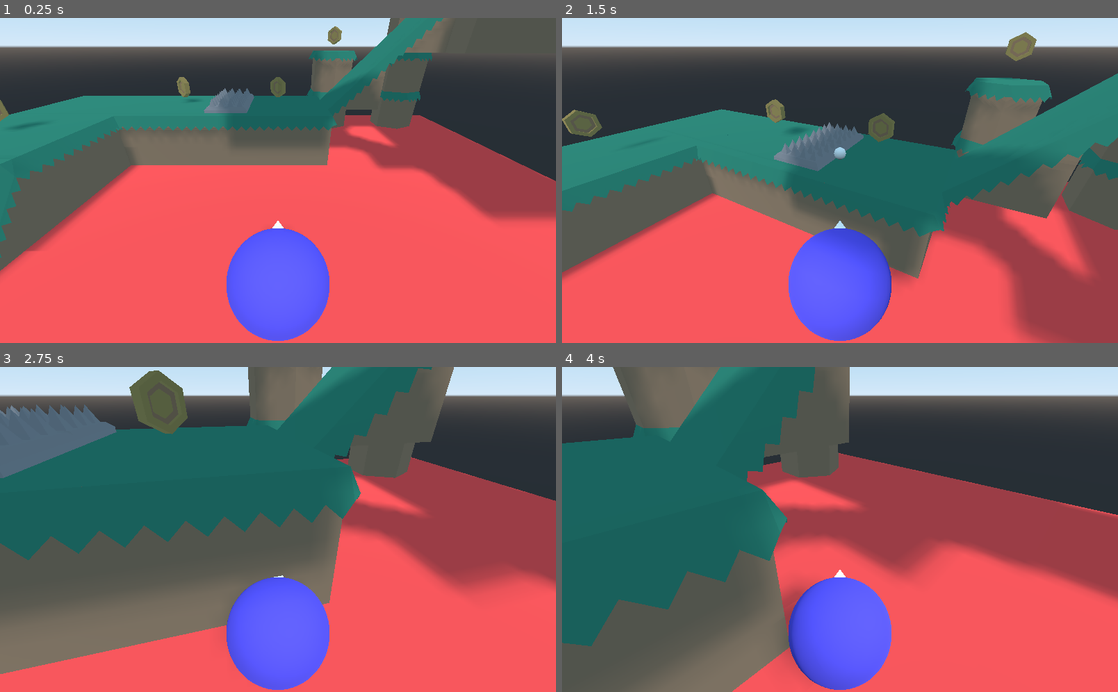
Above: before the commit, frames 1-4 (two rows, left to right).
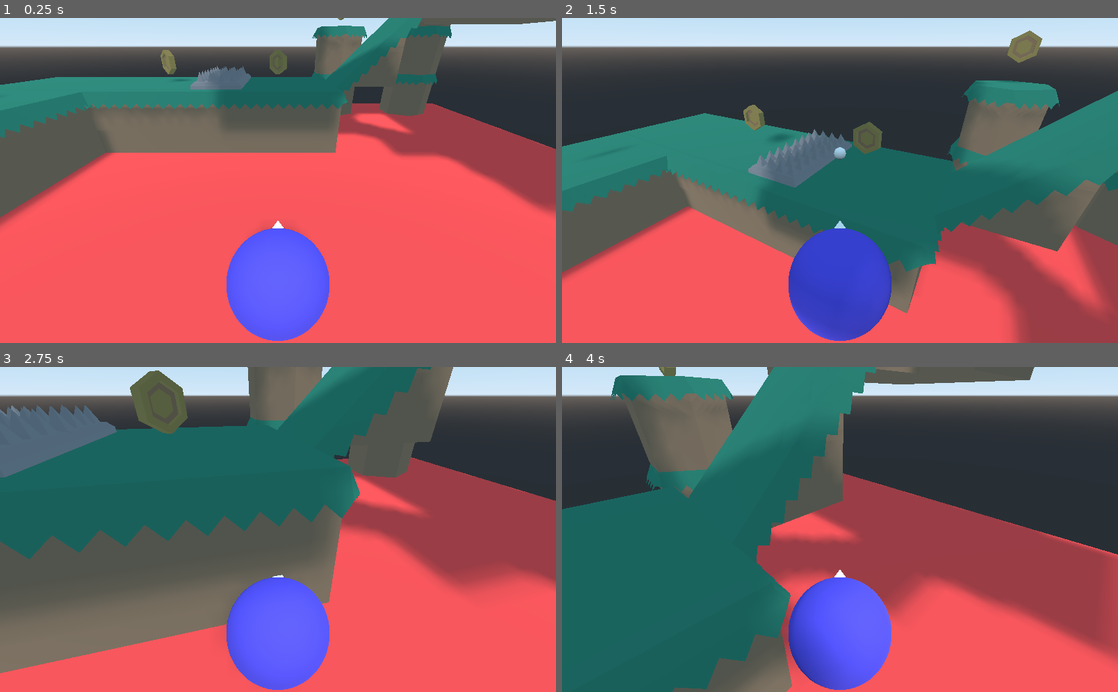
Above: after the commit, the same moments.

Repository: zjwgames/Godot-Toolbox
Game: Godot game, scene res://Main.tscn
Two runs of this game, one before a commit and one after it. Both use one fixed random seed, a clock stepped at 60 frames per second and the inputs below.
Inputs (mouse positions are in pixels of both pictures, inside the frame that each line leads up to):
- Up to frame 1 (0.25 s): no input
- Up to frame 2 (1.5 s): move the mouse to (867, 180) at 0.52 s; press the mouse at (867, 180) at 0.53 s; hold W (move_forward) from 0.53 s (still down); tap Space (jump) at 0.77 s; move the mouse to (812, 180) at 1.27 s; release the mouse at (812, 180) at 1.28 s; click (812, 180) at 1.35 s
- Up to frame 3 (2.75 s): keep holding W (move_forward); tap Space (jump) at 1.52 s; move the mouse to (289, 523) at 2.02 s; press the mouse at (289, 523) at 2.03 s
- Up to frame 4 (4 s): keep holding W (move_forward); move the mouse to (834, 536) at 2.77 s; release the mouse at (834, 536) at 2.78 s; click (834, 536) at 2.85 s; tap Space (jump) at 3.02, 3.77 s; move the mouse to (878, 532) at 3.52 s; press the mouse at (878, 532) at 3.53 s

The runs differ from the first frame. In frame 1, 27% of the frame differs, in the area x 0-100%, y 0-80%; in frame 2, 24%; in frame 3, 0.5%; in frame 4, 44%, in the area x 0-100%, y 0-100%.

Commit message:
Created basic CSG room

Diff:
--- a/Platformer3D/Blocks/Character.tscn
+++ b/Platformer3D/Blocks/Character.tscn
@@ -13,6 +13,7 @@
 size = Vector3( 1, 1, 0.2 )
 
 [node name="Character" type="KinematicBody"]
+transform = Transform( 0.25, 0, 0, 0, 0.25, 0, 0, 0, 0.25, 0, 0, 0 )
 collision_layer = 2
 collision_mask = 7
 script = ExtResource( 1 )
--- /dev/null
+++ b/Platformer3D/CSGPlatform.tscn
@@ -0,0 +1,13 @@
+[gd_scene load_steps=2 format=2]
+
+[ext_resource path="res://CSGTanMaterial.tres" type="Material" id=1]
+
+[node name="CSGPlatform" type="CSGCombiner"]
+material_override = ExtResource( 1 )
+use_collision = true
+
+[node name="CSGBox" type="CSGBox" parent="."]
+transform = Transform( 1, 0, 0, 0, 1, 0, 0, 0, 1, -8, -0.75, -9.5 )
+width = 4.0
+height = 0.5
+depth = 39.0
--- /dev/null
+++ b/Platformer3D/CSGRamp.tscn
@@ -0,0 +1,10 @@
+[gd_scene load_steps=2 format=2]
+
+[ext_resource path="res://CSGTanMaterial.tres" type="Material" id=1]
+
+[node name="CSGRamp" type="CSGCombiner"]
+material_override = ExtResource( 1 )
+use_collision = true
+
+[node name="CSGPolygon" type="CSGPolygon" parent="."]
+polygon = PoolVector2Array( 0, 0, 0, 1, 2, 0 )
--- /dev/null
+++ b/Platformer3D/CSGTanMaterial.tres
@@ -0,0 +1,4 @@
+[gd_resource type="SpatialMaterial" format=2]
+
+[resource]
+albedo_color = Color( 0.933333, 0.768627, 0.203922, 1 )
--- /dev/null
+++ b/Platformer3D/CSGWall.tscn
@@ -0,0 +1,20 @@
+[gd_scene load_steps=2 format=2]
+
+[ext_resource path="res://CSGTanMaterial.tres" type="Material" id=1]
+
+[node name="CSGWall" type="CSGCombiner"]
+material_override = ExtResource( 1 )
+use_collision = true
+
+[node name="CSGWallBox" type="CSGBox" parent="."]
+width = 0.5
+height = 5.0
+depth = 10.0
+
+[node name="CSGDoorBoxCutout" type="CSGBox" parent="CSGWallBox"]
+transform = Transform( 1, 0, 0, 0, 1, 0, 0, 0, 1, 0, -1.5, 0 )
+operation = 2
+
+[node name="CSGDoorArchCylinder" type="CSGCylinder" parent="CSGWallBox"]
+transform = Transform( -4.37114e-08, -1, 0, 1, -4.37114e-08, 0, 0, 0, 1, 0, -0.5, 0 )
+operation = 2
--- a/Platformer3D/Main.tscn
+++ b/Platformer3D/Main.tscn
@@ -138,9 +138,6 @@
 [node name="BlockHexagon2" parent="Blocks" instance=ExtResource( 7 )]
 transform = Transform( 1, 0, 0, 0, 1, 0, 0, 0, 1, 3.5, 1, -4 )
 
-[node name="Character" parent="." instance=ExtResource( 6 )]
-transform = Transform( 0.25, 0, 0, 0, 0.25, 0, 0, 0, 0.25, 0, 1.5, 2.5 )
-
 [node name="Coins" type="Spatial" parent="."]
 
 [node name="CoinGold" parent="Coins" instance=ExtResource( 8 )]
@@ -174,3 +171,6 @@
 
 [node name="Spikes5" parent="Spikes" instance=ExtResource( 9 )]
 transform = Transform( -4.37114e-08, 0, 1, 0, 1, 0, -1, 0, -4.37114e-08, 4, 3, -2 )
+
+[node name="Character" parent="." instance=ExtResource( 6 )]
+transform = Transform( 0.25, 0, 0, 0, 0.25, 0, 0, 0, 0.25, 0, 1, 2 )
--- /dev/null
+++ b/Platformer3D/Room.gd
@@ -0,0 +1,12 @@
+extends Spatial
+
+func _ready():
+	Input.set_mouse_mode(Input.MOUSE_MODE_CAPTURED)
+
+func _input(event):
+	if event.is_action_pressed("ui_cancel"):
+		Input.set_mouse_mode(Input.MOUSE_MODE_VISIBLE)
+	if event.is_action_pressed("shoot"):
+		if Input.get_mouse_mode() == Input.MOUSE_MODE_VISIBLE:
+			Input.set_mouse_mode(Input.MOUSE_MODE_CAPTURED)
+			get_tree().set_input_as_handled()
--- /dev/null
+++ b/Platformer3D/Room.tscn
@@ -0,0 +1,142 @@
+[gd_scene load_steps=7 format=2]
+
+[ext_resource path="res://Room.gd" type="Script" id=1]
+[ext_resource path="res://Blocks/Character.tscn" type="PackedScene" id=2]
+[ext_resource path="res://CSGWall.tscn" type="PackedScene" id=3]
+[ext_resource path="res://CSGRamp.tscn" type="PackedScene" id=4]
+[ext_resource path="res://CSGPlatform.tscn" type="PackedScene" id=5]
+[ext_resource path="res://CSGTanMaterial.tres" type="Material" id=6]
+
+[node name="Room" type="Spatial"]
+script = ExtResource( 1 )
+
+[node name="Character" parent="." instance=ExtResource( 2 )]
+transform = Transform( 0.25, 0, 0, 0, 0.25, 0, 0, 0, 0.25, 8, 0, 4 )
+
+[node name="CSG" type="Spatial" parent="."]
+
+[node name="CSGRoom" type="CSGBox" parent="CSG"]
+use_collision = true
+invert_faces = true
+width = 20.0
+height = 5.0
+depth = 20.0
+material = ExtResource( 6 )
+
+[node name="CSGWall" parent="CSG" instance=ExtResource( 3 )]
+transform = Transform( 1, 0, 0, 0, 1, 0, 0, 0, 1, 3.5, 0, -5 )
+
+[node name="CSGWall3" parent="CSG" instance=ExtResource( 3 )]
+transform = Transform( -4.37114e-08, 0, 1, 0, 1, 0, -1, 0, -4.37114e-08, 8.5, 0, 0 )
+
+[node name="CSGDoorBoxCutout" parent="CSG/CSGWall3/CSGWallBox" index="0"]
+visible = false
+
+[node name="CSGDoorArchCylinder" parent="CSG/CSGWall3/CSGWallBox" index="1"]
+visible = false
+
+[node name="CSGWall2" parent="CSG" instance=ExtResource( 3 )]
+transform = Transform( 1, 0, 0, 0, 1, 0, 0, 0, 1, 3.5, 0, 5 )
+
+[node name="CSGRamp" parent="CSG" instance=ExtResource( 4 )]
+transform = Transform( 1, 0, 0, 0, 1, 0, 0, 0, 1, -4, -2.5, -9 )
+
+[node name="CSGRamp2" parent="CSG" instance=ExtResource( 4 )]
+transform = Transform( 1, 0, 0, 0, 1, 0, 0, 0, 1, -6, -1.5, -9 )
+
+[node name="CSGBox" type="CSGBox" parent="CSG"]
+transform = Transform( 1, 0, 0, 0, 1, 0, 0, 0, 1, -5, -2, -9.5 )
+height = 1.0
+depth = 1.0
+material = ExtResource( 6 )
+
+[node name="CSGRamp3" parent="CSG" instance=ExtResource( 4 )]
+transform = Transform( 1, 0, 0, 0, 1, 0, 0, 0, 1, -4, -2.5, 10 )
+
+[node name="CSGRamp4" parent="CSG" instance=ExtResource( 4 )]
+transform = Transform( 1, 0, 0, 0, 1, 0, 0, 0, 1, -6, -1.5, 10 )
+
+[node name="CSGBox3" type="CSGBox" parent="CSG"]
+transform = Transform( 1, 0, 0, 0, 1, 0, 0, 0, 1, -5, -2, 9.5 )
+height = 1.0
+depth = 1.0
+
+[node name="CSGRamp5" parent="CSG" instance=ExtResource( 4 )]
+transform = Transform( 1, 0, 0, 0, 1, 0, 0, 0, 1, -4, -2.5, 9 )
+
+[node name="CSGRamp6" parent="CSG" instance=ExtResource( 4 )]
+transform = Transform( 1, 0, 0, 0, 1, 0, 0, 0, 1, -6, -1.5, 9 )
+
+[node name="CSGBox4" type="CSGBox" parent="CSG"]
+transform = Transform( 1, 0, 0, 0, 1, 0, 0, 0, 1, -5, -2, 8.5 )
+height = 1.0
+depth = 1.0
+material = ExtResource( 6 )
+
+[node name="CSGRamp7" parent="CSG" instance=ExtResource( 4 )]
+transform = Transform( 1, 0, 0, 0, 1, 0, 0, 0, 1, -4, -2.5, -8 )
+
+[node name="CSGRamp8" parent="CSG" instance=ExtResource( 4 )]
+transform = Transform( 1, 0, 0, 0, 1, 0, 0, 0, 1, -6, -1.5, -8 )
+
+[node name="CSGBox5" type="CSGBox" parent="CSG"]
+transform = Transform( 1, 0, 0, 0, 1, 0, 0, 0, 1, -5, -2, -8.5 )
+height = 1.0
+depth = 1.0
+material = ExtResource( 6 )
+
+[node name="CSGRamp9" parent="CSG" instance=ExtResource( 4 )]
+transform = Transform( 1, 0, 0, 0, 1, 0, 0, 0, 1, -4, -2.5, 0 )
+
+[node name="CSGRamp10" parent="CSG" instance=ExtResource( 4 )]
+transform = Transform( 1, 0, 0, 0, 1, 0, 0, 0, 1, -6, -1.5, 0 )
+
+[node name="CSGBox6" type="CSGBox" parent="CSG"]
+transform = Transform( 1, 0, 0, 0, 1, 0, 0, 0, 1, -5, -2, -0.5 )
+height = 1.0
+depth = 1.0
+material = ExtResource( 6 )
+
+[node name="CSGRamp11" parent="CSG" instance=ExtResource( 4 )]
+transform = Transform( 1, 0, 0, 0, 1, 0, 0, 0, 1, -4, -2.5, 1 )
+
+[node name="CSGRamp12" parent="CSG" instance=ExtResource( 4 )]
+transform = Transform( 1, 0, 0, 0, 1, 0, 0, 0, 1, -6, -1.5, 1 )
+
+[node name="CSGBox7" type="CSGBox" parent="CSG"]
+transform = Transform( 1, 0, 0, 0, 1, 0, 0, 0, 1, -5, -2, 0.5 )
+height = 1.0
+depth = 1.0
+material = ExtResource( 6 )
+
+[node name="CSGPlatform" parent="CSG" instance=ExtResource( 5 )]
+
+[node name="DirectionalLight" type="DirectionalLight" parent="."]
+transform = Transform( 0.707107, -0.5, 0.5, 0, 0.707107, 0.707107, -0.707107, -0.5, 0.5, 0, 0, 0 )
+light_energy = 0.25
+light_indirect_energy = 0.25
+shadow_enabled = true
+
+[node name="OmniLight" type="OmniLight" parent="."]
+transform = Transform( 1, 0, 0, 0, 1, 0, 0, 0, 1, -8.5, 1, 8.5 )
+light_color = Color( 1, 0.968627, 0.219608, 1 )
+light_energy = 2.0
+light_indirect_energy = 1.5
+shadow_enabled = true
+
+[node name="OmniLight2" type="OmniLight" parent="."]
+transform = Transform( 1, 0, 0, 0, 1, 0, 0, 0, 1, -8.5, 1, -8 )
+light_color = Color( 1, 0.968627, 0.219608, 1 )
+light_energy = 2.0
+light_indirect_energy = 1.5
+shadow_enabled = true
+
+[node name="SpotLight" type="SpotLight" parent="."]
+transform = Transform( 1, 0, 0, 0, -4.37114e-08, 1, 0, -1, -4.37114e-08, 7, 2, -5 )
+light_color = Color( 0.188235, 1, 0.2, 1 )
+light_energy = 3.0
+shadow_enabled = true
+spot_range = 11.0
+spot_angle = 38.2976
+
+[editable path="CSG/CSGWall3"]
